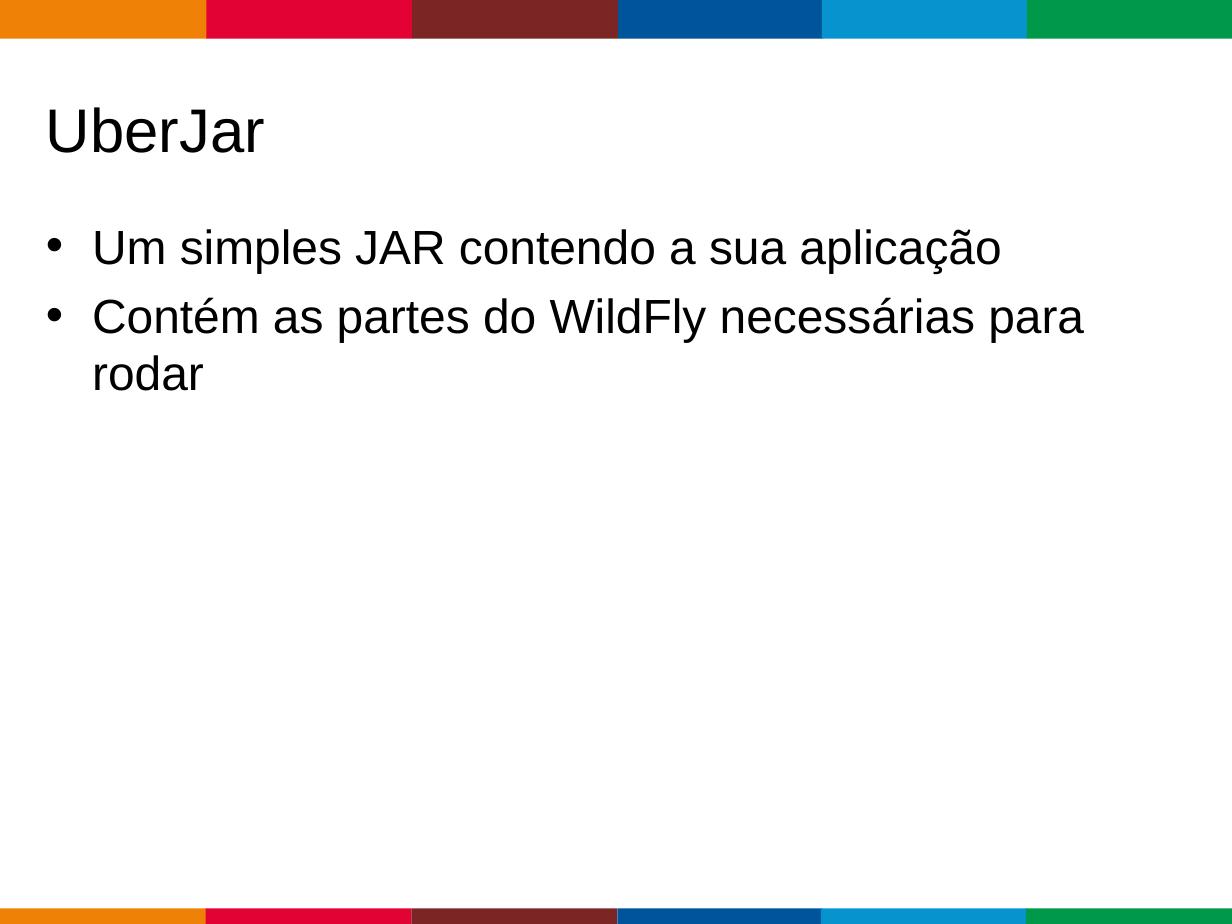
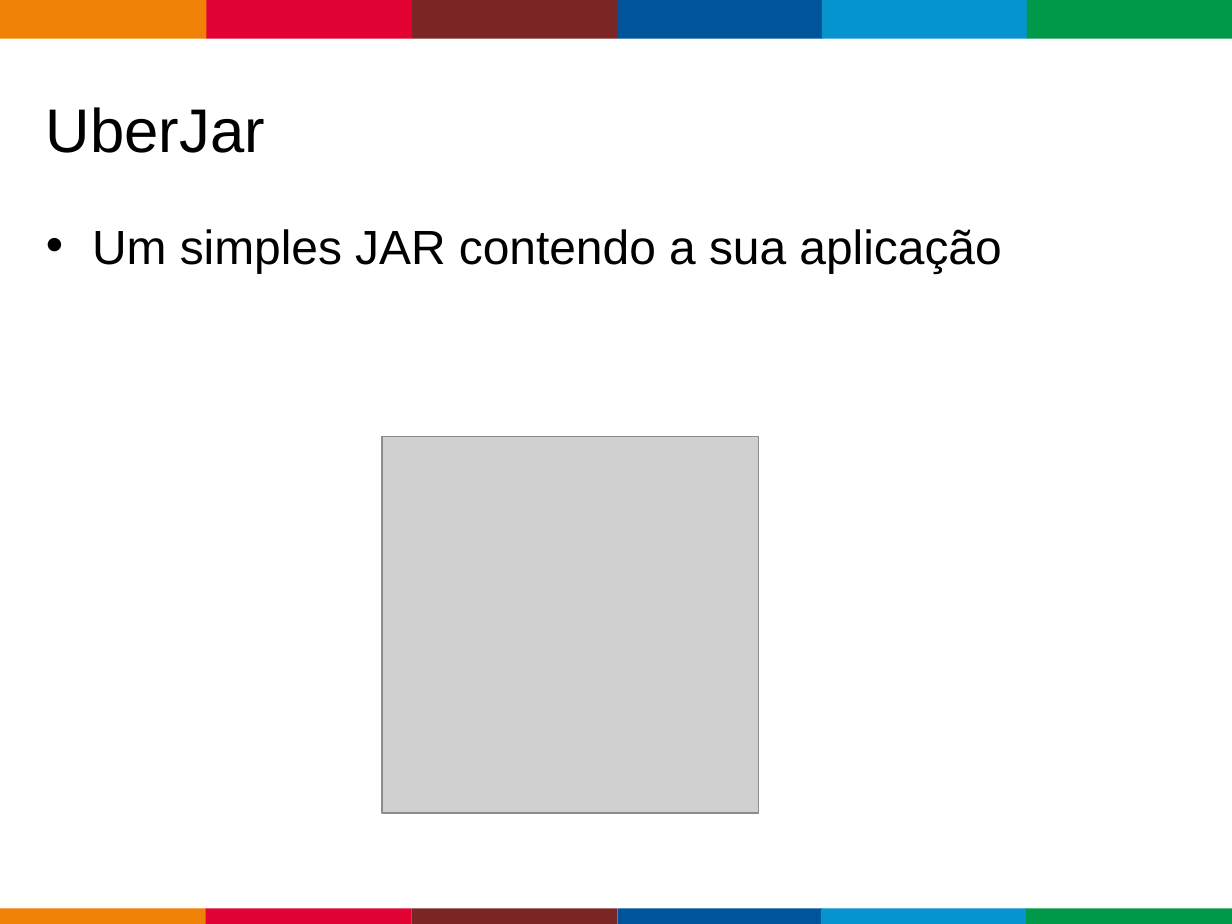
Before and after one commit to gastaldi/talks, a slide deck: slide 9 of WildFlySwarm/TDC 2016/wildflyswarm.odp (slide 12 before the commit). Drawn at 1232x924 pixels with LibreOffice and Linux fonts; fonts in the diff are those of the drawing; grey boxes stand for pictures; background and template pictures are left out. Boxes give left, top, right and bottom in pixels: in the first picture for what was removed or moved away, otherwise in the second. Text is boxed around its words. In the diff, an @@ line names an element or a change of style, - is before the commit and + after.

```diff
--- a/WildFlySwarm/TDC 2016/wildflyswarm.odp
+++ b/WildFlySwarm/TDC 2016/wildflyswarm.odp
@@ text at box(92, 297, 1084, 391): paragraph removed @@
-• Contém as partes do WildFly necessárias para rodar
@@ picture added at box(382, 436, 759, 813) @@
```
Also in this commit, not shown: 7 other slides changed, 10 slides added, 1 slide removed.
